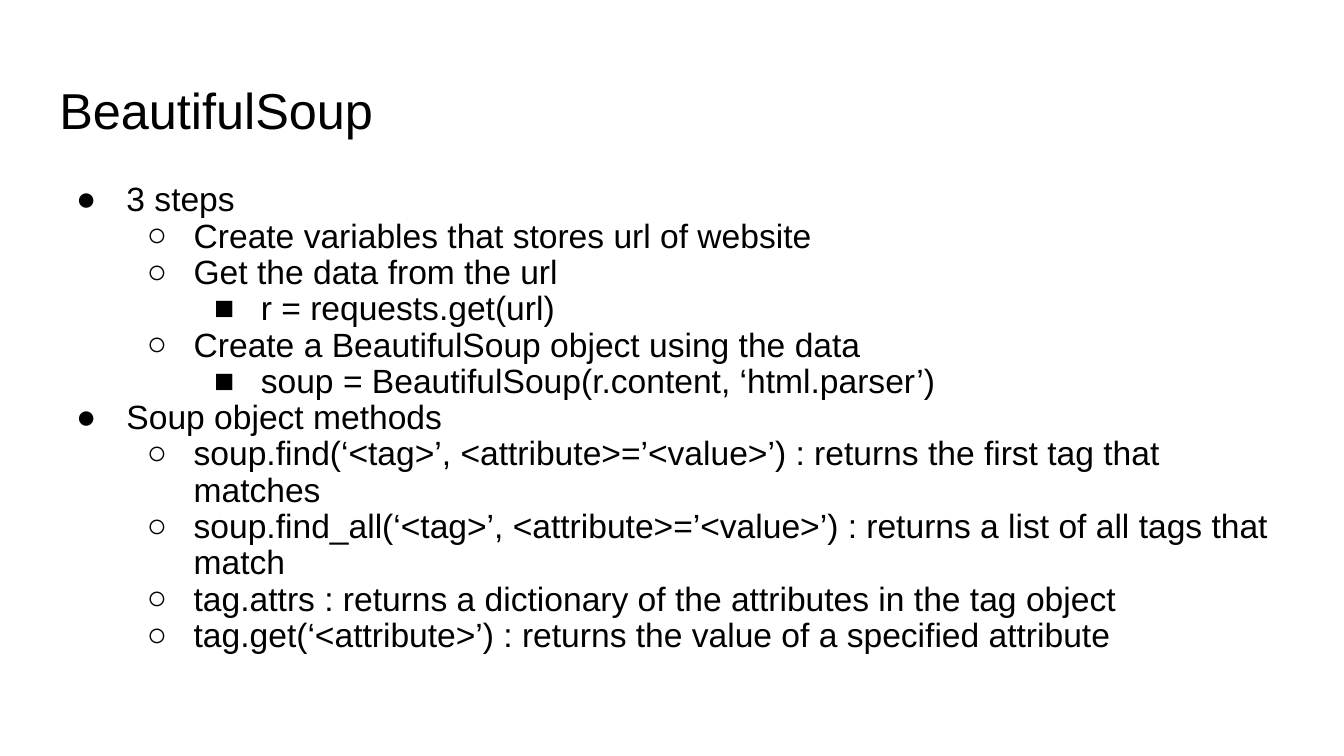
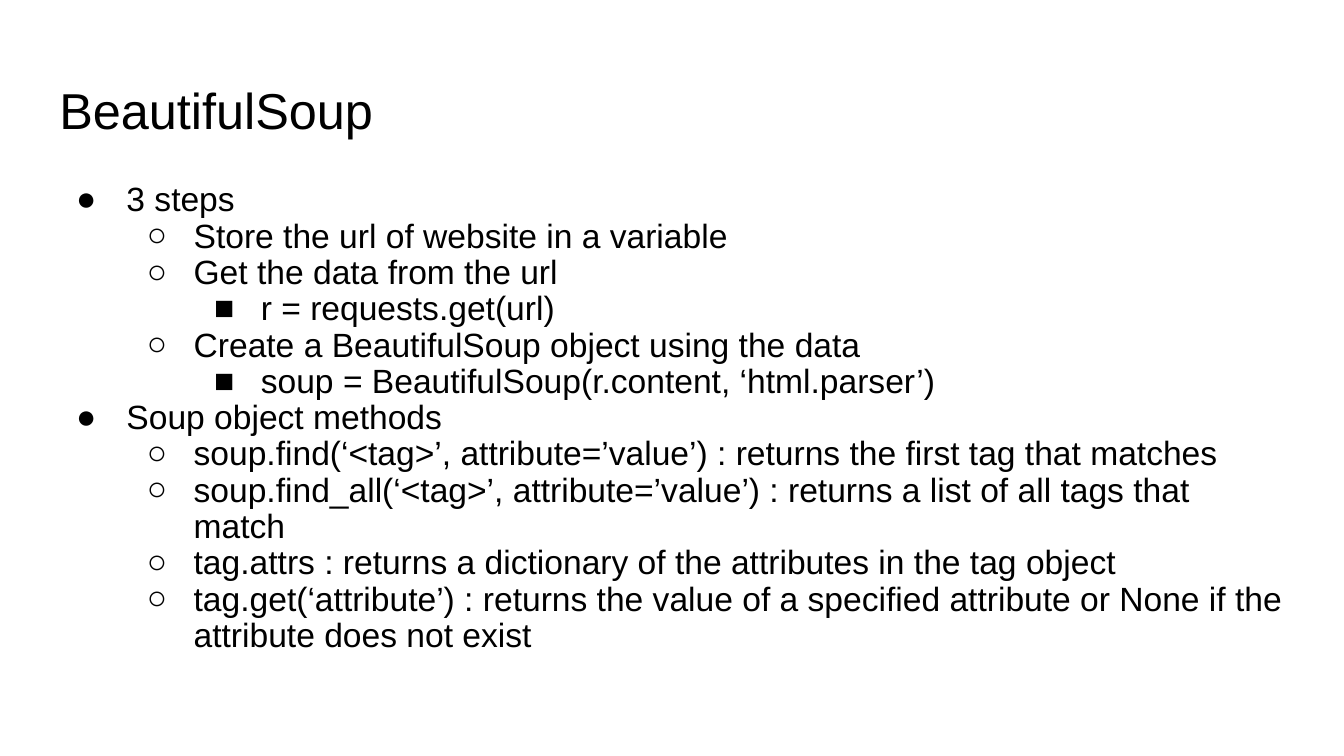
Before and after one commit to dtassew/fa22_discussion9, a slide deck: slide 6 of Discussion 9.pptx. Drawn at 1344x756 pixels with LibreOffice and Linux fonts; fonts in the diff are those of the drawing. Boxes give left, top, right and bottom in pixels: in the first picture for what was removed or moved away, otherwise in the second. Text is boxed around its words. In the diff, an @@ line names an element or a change of style, - is before the commit and + after.

```diff
--- a/Discussion 9.pptx
+++ b/Discussion 9.pptx
@@ text at bbox=[194, 223, 728, 249]: text changed @@
-  ○ Create variables that stores url of website
+  ○ Store the url of website in a variable
@@ text at bbox=[194, 440, 1217, 539]: text changed @@
-  ○ soup.find(‘<tag>’, <attribute>=’<value>’) : returns the first tag that matches
-  ○ soup.find_all(‘<tag>’, <attribute>=’<value>’) : returns a list of all tags that match
+  ○ soup.find(‘<tag>’, attribute=’value’) : returns the first tag that matches
+  ○ soup.find_all(‘<tag>’, attribute=’value’) : returns a list of all tags that match
@@ text at bbox=[194, 586, 1282, 648]: text changed @@
-  ○ tag.get(‘<attribute>’) : returns the value of a specified attribute
+  ○ tag.get(‘attribute’) : returns the value of a specified attribute or None if the attribute does not exist
```
Also in this commit, not shown: 5 other slides changed, 2 slides added.
